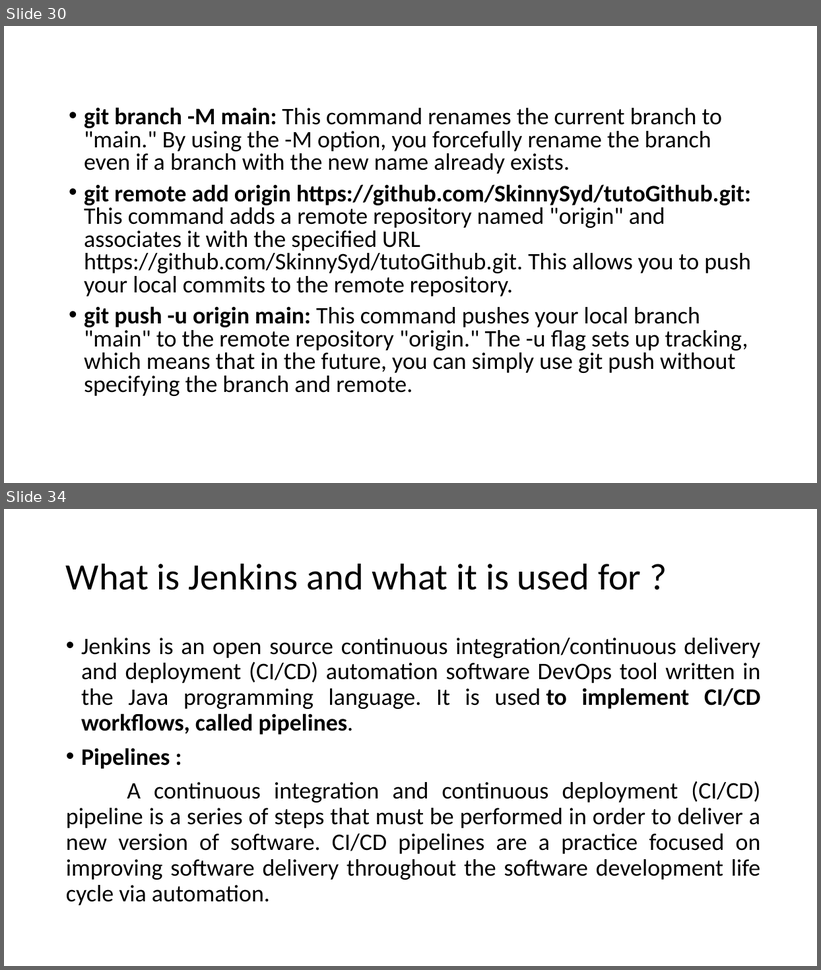
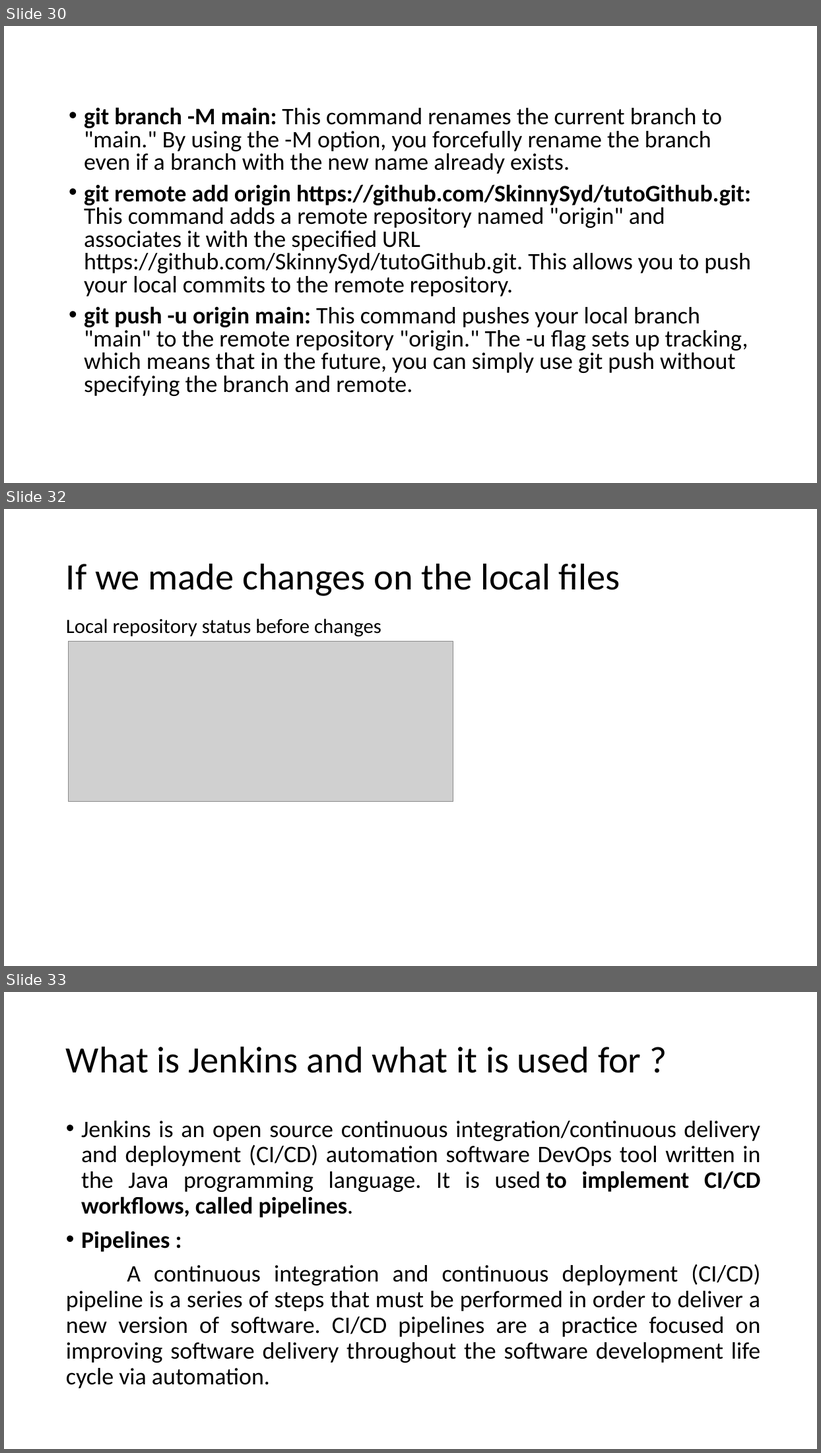
Before and after one commit to SkinnySyd/tutoGithub, a slide deck: Github-tuto.pptx. Shown one above the other, each under a label of ours: slides 30 and 34 before the commit, slides 30, 32 and 33 after it; the slides between them are not shown. The pictures are 821x970 and 821x1453 pixels, drawn with LibreOffice and Linux fonts; fonts in the diff are those of the drawing; grey boxes stand for pictures. Boxes give left, top, right and bottom in pixels: in the first picture for what was removed or moved away, otherwise in the second. Text is boxed around its words. In the diff, an @@ line names an element or a change of style, - is before the commit and + after.

Commit message:
commit 2.0

```diff
--- a/Github-tuto.pptx
+++ b/Github-tuto.pptx
@@ slide 32 added at bbox=[4, 509, 817, 966], background #FFFFFF @@
@@ title added at bbox=[66, 563, 620, 596], 44 pt, text #000000 @@
+If we made changes on the local files
@@ text added at bbox=[66, 619, 382, 637], 24 pt, text #000000 @@
+Local repository status before changes
@@ picture added at bbox=[68, 642, 453, 802] @@
@@ what was slide 34 is now slide 33 @@
```
Also in this commit, not shown: 1 slide changed, 2 slides removed.
